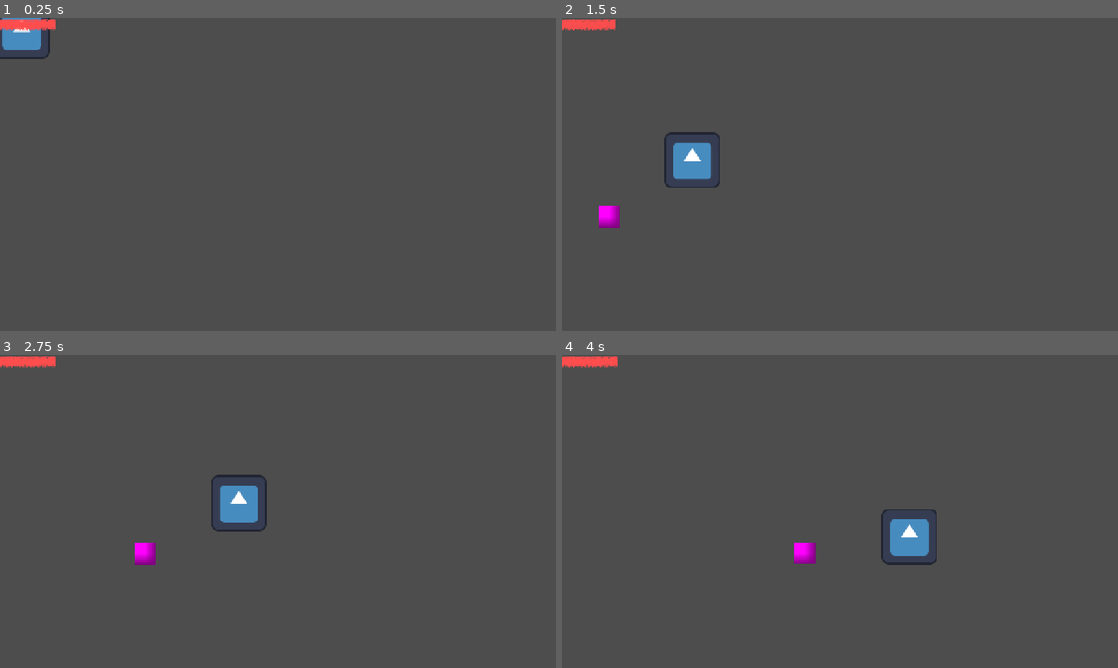
Above: before the commit, frames 1-4 (two rows, left to right).
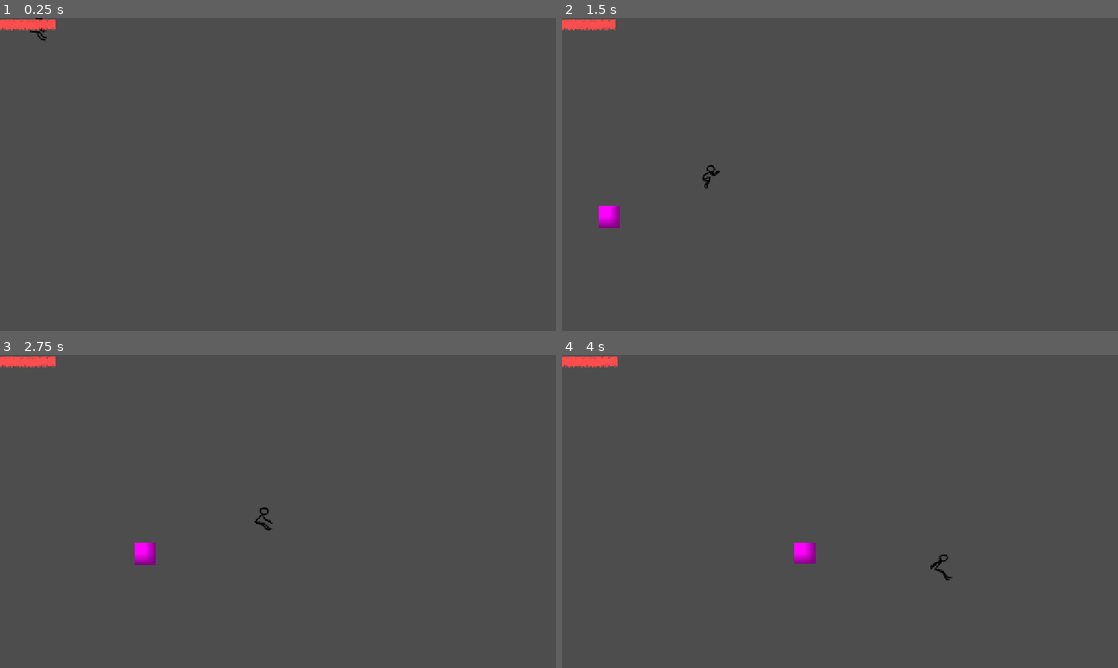
Above: after the commit, the same moments.

Repository: LiviRoseGames/GWJ-91
Game: Godot game, scene res://test_level.tscn
The game is run twice, just before and just after one commit, with the same random seed, the same clock (stepped at 60 frames per second) and the same inputs. The engine's default icon, where the game draws it, is replaced by a stand-in: a white triangle on a blue panel in a dark square.
Inputs (mouse positions are in pixels of both pictures, inside the frame that each line leads up to):
- Up to frame 1 (0.25 s): no input
- Up to frame 2 (1.5 s): move the mouse to (962, 158) at 0.52 s; tap Space (jump) at 0.6, 0.77, 1.07, 1.35 s; click (962, 158) at 0.67 s; move the mouse to (728, 190) at 1.27 s; click (728, 190) at 1.42 s
- Up to frame 3 (2.75 s): tap Space (jump) at 1.52, 1.82, 2.1 s; move the mouse to (333, 442) at 2.02 s; click (333, 442) at 2.17 s
- Up to frame 4 (4 s): move the mouse to (812, 574) at 2.77 s; tap Space (jump) at 2.85, 3.02, 3.32, 3.6, 3.77 s; click (812, 574) at 2.92 s; move the mouse to (1006, 558) at 3.52 s; click (1006, 558) at 3.67 s

The runs differ from the first frame. In frame 1, 0.6% of the frame differs, in the area x 0-9%, y 0-14%; in frame 2, 1.1%; in frame 3, 1.1%, in the area x 38-49%, y 38-57%; in frame 4, 1.1%.

Commit message:
Jump Created

Diff:
--- a/Player/player.gd
+++ b/Player/player.gd
@@ -1,27 +1,267 @@
 extends CharacterBody2D
 
+# -------------------------------
+# Movement
+# -------------------------------
 @export var speed: float = 200.0
 @export var jump_velocity: float = -400.0
 @export var gravity: float = 900.0
 
+# -------------------------------
+# Smoothing / Juice
+# -------------------------------
+var target_scale: Vector2 = Vector2.ONE
+var current_scale: Vector2 = Vector2.ONE
+
+var base_offset: Vector2 = Vector2.ZERO
+
+var base_speed: float
+@export var speed_ramp_rate: float = 5.0
+
+var death_timer: float = 0.0
+var death_duration: float = 0.6
+
+# -------------------------------
+# Animation
+# -------------------------------
+@export var sprite: Sprite2D
+
+enum State { RUN, JUMP, FALL, LAND, DIE }
+var state = State.RUN
+
+var run_frames = [
+	[preload("res://Player/sprites/run/run_frame1a.png"), preload("res://Player/sprites/run/run_frame1b.png"), preload("res://Player/sprites/run/run_frame1c.png")],
+	[preload("res://Player/sprites/run/run_frame2a.png"), preload("res://Player/sprites/run/run_frame2b.png"), preload("res://Player/sprites/run/run_frame2c.png")],
+	[preload("res://Player/sprites/run/run_frame3a.png"), preload("res://Player/sprites/run/run_frame3b.png"), preload("res://Player/sprites/run/run_frame3c.png")],
+	[preload("res://Player/sprites/run/run_frame4a.png"), preload("res://Player/sprites/run/run_frame4b.png"), preload("res://Player/sprites/run/run_frame4c.png")],
+	[preload("res://Player/sprites/run/run_frame5a.png"), preload("res://Player/sprites/run/run_frame5b.png"), preload("res://Player/sprites/run/run_frame5c.png")]
+]
+
+var jump_frames = [
+	[preload("res://Player/sprites/jump/jump_frame1a.png"), preload("res://Player/sprites/jump/jump_frame1b.png"), preload("res://Player/sprites/jump/jump_frame1c.png")],
+	[preload("res://Player/sprites/jump/jump_frame2a.png"), preload("res://Player/sprites/jump/jump_frame2b.png"), preload("res://Player/sprites/jump/jump_frame2c.png")],
+	[preload("res://Player/sprites/jump/jump_frame3a.png"), preload("res://Player/sprites/jump/jump_frame3b.png"), preload("res://Player/sprites/jump/jump_frame3c.png")],
+	[preload("res://Player/sprites/jump/jump_frame4a.png"), preload("res://Player/sprites/jump/jump_frame4b.png"), preload("res://Player/sprites/jump/jump_frame4c.png")]
+]
+
+var frame_index: int = 0
+var frame_time: float = 0.0
+var base_frame_duration: float = 0.1
+
+var was_on_floor := true
+
+
+# -------------------------------
+# Lifecycle
+# -------------------------------
+func _ready():
+	randomize()
+	set_frame(run_frames, 0)
+	base_speed = speed
+
+
 func _physics_process(delta):
 
-	# Constant forward movement
+	# --- Speed ramp ---
+	speed += speed_ramp_rate * delta
+
+	# --- Movement ---
 	velocity.x = speed
 
-	# Gravity
 	if not is_on_floor():
 		velocity.y += gravity * delta
 
-	# Jump input (optional but recommended)
 	if Input.is_action_just_pressed("jump") and is_on_floor():
 		velocity.y = jump_velocity
+		state = State.JUMP
+		frame_index = 0
+		frame_time = 0
+
+		target_scale = Vector2(1.3, 0.7) # takeoff squash
 
 	move_and_slide()
 
+	# --- State transitions ---
+	handle_state_transitions()
+
+	# --- Animation ---
+	update_animation(delta)
+
+	was_on_floor = is_on_floor()
+
+
+# -------------------------------
+# State Machine
+# -------------------------------
+func handle_state_transitions():
+
+	if state == State.DIE:
+		return
+
+	if was_on_floor and not is_on_floor():
+		state = State.JUMP
+		frame_index = 0
+
+	if state == State.JUMP and velocity.y > 0:
+		state = State.FALL
+		frame_index = 2
+
+	if not was_on_floor and is_on_floor():
+		state = State.LAND
+		frame_index = 3
+		frame_time = 0
+
+		target_scale = Vector2(1.3, 0.7) # landing squash
+
+
+# -------------------------------
+# Animation Logic
+# -------------------------------
+func update_animation(delta):
+
+	if not is_instance_valid(sprite):
+		return
+
+	match state:
+
+		State.RUN:
+			run_animation(delta)
+
+		State.JUMP:
+			jump_up_animation(delta)
+
+		State.FALL:
+			fall_animation()
+
+		State.LAND:
+			land_animation(delta)
+
+		State.DIE:
+			death_animation(delta)
+
+	# --- Position (offset + jitter) ---
+	var jitter = Vector2(
+		randf_range(-1.0, 1.0),
+		randf_range(-1.0, 1.0)
+	)
+
+	sprite.position = base_offset + jitter
+
+	# --- Rotation ---
+	if state != State.DIE:
+		sprite.rotation = randf_range(-0.03, 0.03)
+
+	# --- Scale smoothing ---
+	target_scale = target_scale.lerp(Vector2.ONE, 8 * delta)
+	current_scale = current_scale.lerp(target_scale, 10 * delta)
+	sprite.scale = current_scale
+
+
+# -------------------------------
+# Animation States
+# -------------------------------
+func run_animation(delta):
+	var speed_factor = abs(velocity.x) / speed
+	var frame_duration = base_frame_duration / max(speed_factor, 0.1)
+
+	frame_time += delta
+
+	if frame_time >= frame_duration:
+		frame_time = 0
+		frame_index = (frame_index + 1) % run_frames.size()
+
+	set_frame(run_frames, frame_index)
+
+
+func jump_up_animation(delta):
+	frame_time += delta
+
+	if frame_index < 1 and frame_time > base_frame_duration:
+		frame_time = 0
+		frame_index += 1
+
+	set_frame(jump_frames, frame_index)
+
+
+func fall_animation():
+	set_frame(jump_frames, 2)
+
+
+func land_animation(delta):
+	frame_time += delta
+
+	set_frame(jump_frames, 3)
+
+	if frame_time > base_frame_duration:
+		state = State.RUN
+		frame_index = 0
+
+
+# -------------------------------
+# Frame Setter
+# -------------------------------
+func set_frame(frame_array, index):
+	var variants = frame_array[index]
+	sprite.texture = variants[randi() % variants.size()]
+	apply_pose_offset(frame_array, index)
+
+
+func apply_pose_offset(frame_array, index):
+
+	var offset = Vector2.ZERO
+	var scale_offset = Vector2.ONE
+
+	# --- RUN ---
+	if frame_array == run_frames:
+		match index:
+			0: offset = Vector2(0, 1)
+			1: offset = Vector2(0, -1)
+			2: offset = Vector2(0, 1)
+			3: offset = Vector2(0, -1)
+			4: offset = Vector2.ZERO
+
+	# --- JUMP ---
+	if frame_array == jump_frames:
+		match index:
+			0:
+				scale_offset = Vector2(0.9, 1.1)
+			1:
+				offset = Vector2(0, -2)
+			2:
+				offset = Vector2(0, 2)
+			3:
+				scale_offset = Vector2(1.2, 0.8)
+
+	base_offset = offset
+	target_scale = scale_offset
+
+
+# -------------------------------
+# Death
+# -------------------------------
 func die():
-	call_deferred("_die_safe")
-
-func _die_safe():
-	await get_tree().create_timer(0.5).timeout
-	get_tree().reload_current_scene()
+	if state == State.DIE:
+		return
+
+	state = State.DIE
+	death_timer = 0.0
+
+
+func death_animation(delta):
+
+	death_timer += delta
+
+	velocity = Vector2.ZERO
+
+	# Fall
+	base_offset.y += 100 * delta
+
+	# Rotate to 90°
+	var target_rotation = deg_to_rad(90)
+	sprite.rotation = lerp(sprite.rotation, target_rotation, 5 * delta)
+
+	# Squash
+	target_scale = Vector2(1.2, 0.8)
+
+	if death_timer >= death_duration:
+		get_tree().reload_current_scene()
--- a/Player/player.tscn
+++ b/Player/player.tscn
@@ -1,17 +1,20 @@
 [gd_scene format=3 uid="uid://bwmnef6ajguoa"]
 
-[ext_resource type="Texture2D" uid="uid://4q335xxs2p" path="res://icon.svg" id="1_4ntmi"]
 [ext_resource type="Script" uid="uid://batafhm05bnuw" path="res://Player/player.gd" id="1_btcbx"]
+[ext_resource type="Texture2D" uid="uid://bdoml2507a8hl" path="res://Player/sprites/jump/jump_frame3a.png" id="2_4ntmi"]
 
-[sub_resource type="RectangleShape2D" id="RectangleShape2D_gwnis"]
-size = Vector2(127, 126)
+[sub_resource type="CapsuleShape2D" id="CapsuleShape2D_btcbx"]
+radius = 18.5
+height = 99.0
 
-[node name="Player" type="CharacterBody2D" unique_id=1638637039]
+[node name="Player" type="CharacterBody2D" unique_id=1638637039 node_paths=PackedStringArray("sprite")]
 script = ExtResource("1_btcbx")
+sprite = NodePath("Sprite2D")
 
 [node name="CollisionShape2D" type="CollisionShape2D" parent="." unique_id=716430552]
-position = Vector2(-0.5, 0)
-shape = SubResource("RectangleShape2D_gwnis")
+position = Vector2(33, -3)
+scale = Vector2(1, 0.5)
+shape = SubResource("CapsuleShape2D_btcbx")
 
 [node name="Sprite2D" type="Sprite2D" parent="." unique_id=1522394023]
-texture = ExtResource("1_4ntmi")
+texture = ExtResource("2_4ntmi")
Binary file added: Player/sprites/jump/jump_frame1a.png
Not shown, added: Player/sprites/jump/jump_frame1a.png.import
Binary file added: Player/sprites/jump/jump_frame1b.png
Not shown, added: Player/sprites/jump/jump_frame1b.png.import
Binary file added: Player/sprites/jump/jump_frame1c.png
Not shown, added: Player/sprites/jump/jump_frame1c.png.import
Binary file added: Player/sprites/jump/jump_frame2a.png
Not shown, added: Player/sprites/jump/jump_frame2a.png.import
Binary file added: Player/sprites/jump/jump_frame2b.png
Not shown, added: Player/sprites/jump/jump_frame2b.png.import
Binary file added: Player/sprites/jump/jump_frame2c.png
Not shown, added: Player/sprites/jump/jump_frame2c.png.import
(and 42 more such lines)
